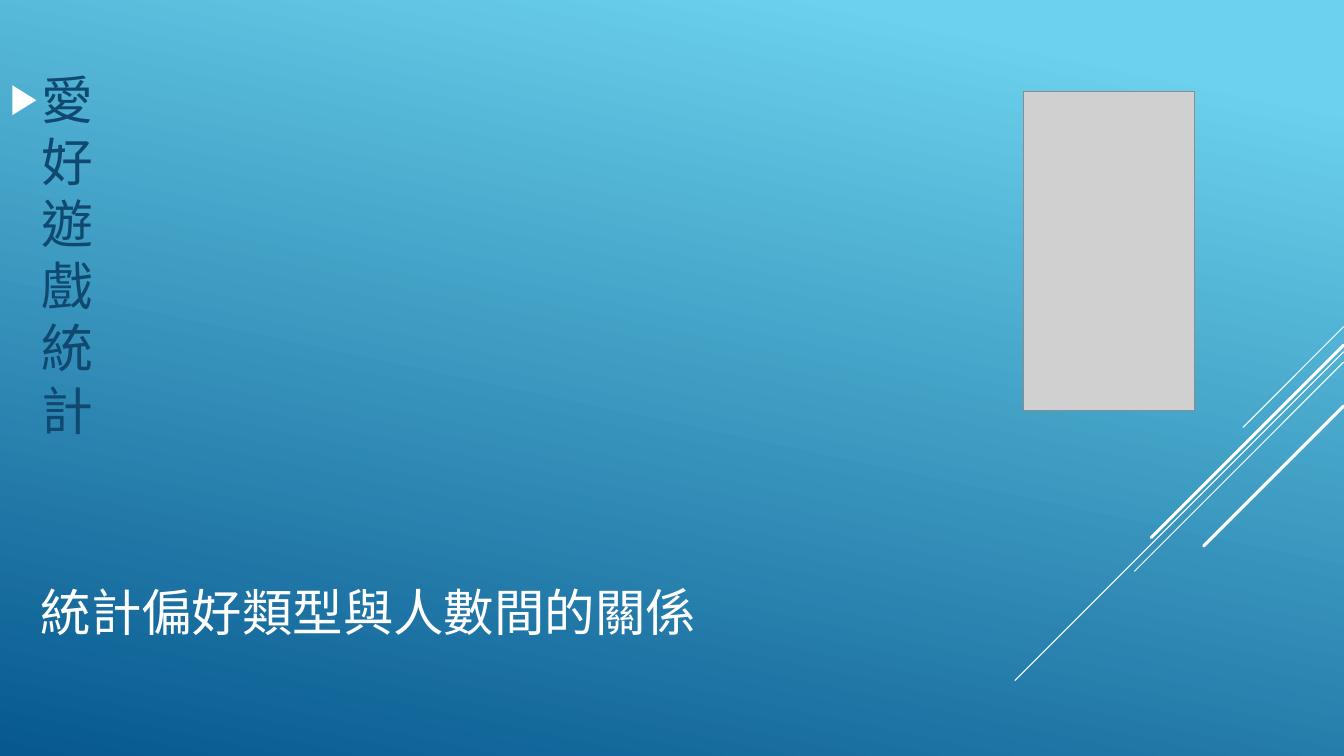
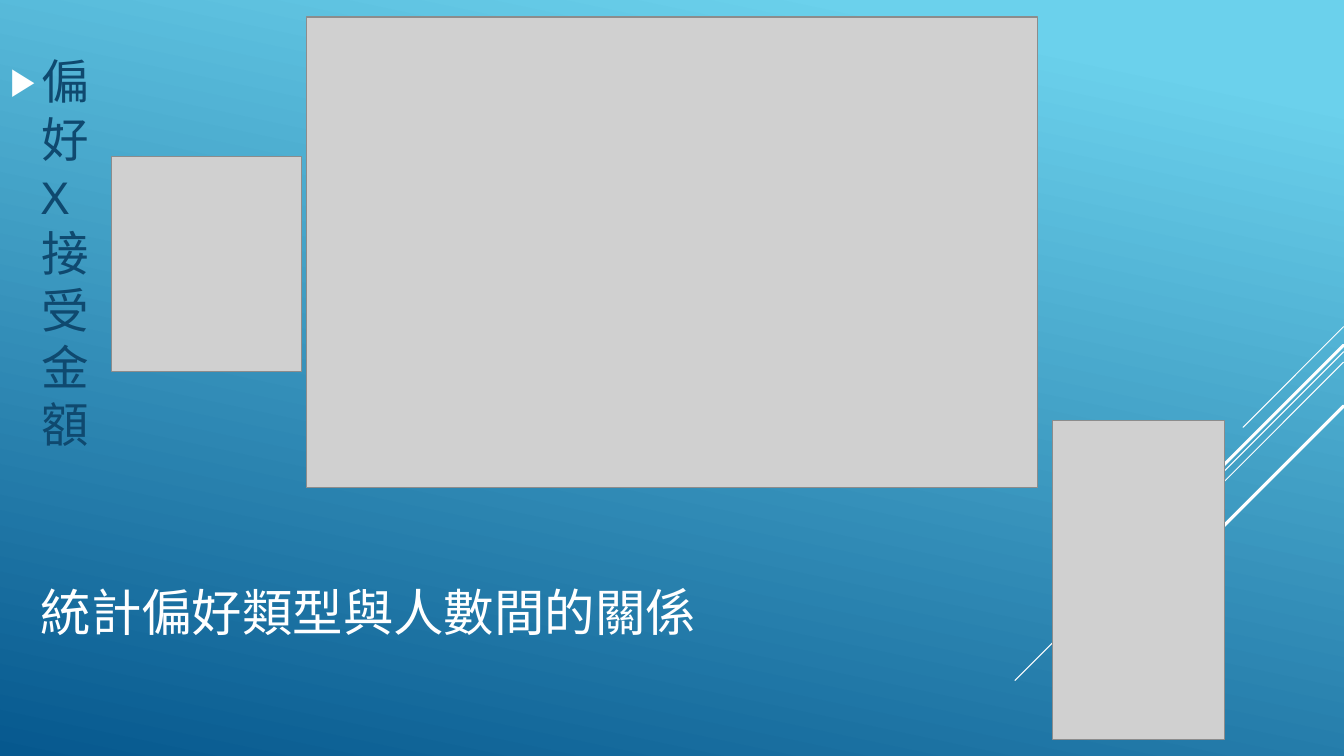
Before and after one commit to EastDetective/BoardGame, a slide deck: slide 5 of Pitch1.pptx (slide 3 before the commit). Drawn at 1344x756 pixels with LibreOffice and Linux fonts; fonts in the diff are those of the drawing; grey boxes stand for pictures. Boxes give left, top, right and bottom in pixels: in the first picture for what was removed or moved away, otherwise in the second. Text is boxed around its words. In the diff, an @@ line names an element or a change of style, - is before the commit and + after.

```diff
--- a/Pitch1.pptx
+++ b/Pitch1.pptx
@@ picture added at box(307, 17, 1038, 488) @@
@@ text at box(42, 59, 90, 161): text changed; size 37 to 34 pt @@
-▶ 愛好遊戲統計
+▶ 偏好X接受金額
@@ picture added at box(112, 157, 302, 371) @@
@@ picture: place and size @@
-picture at box(1023, 91, 1195, 410)
+picture at box(1054, 420, 1225, 740)
```
Also in this commit, not shown: 1 other slide changed, 2 slides added, 1 slide removed.
